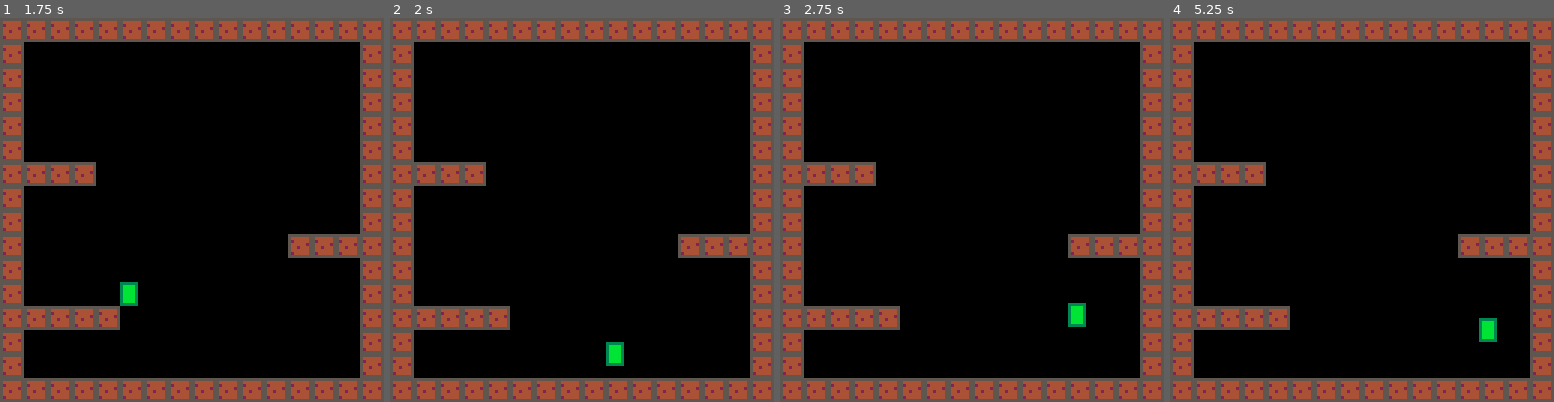
Above: before the commit, frames 1-4 (left to right).
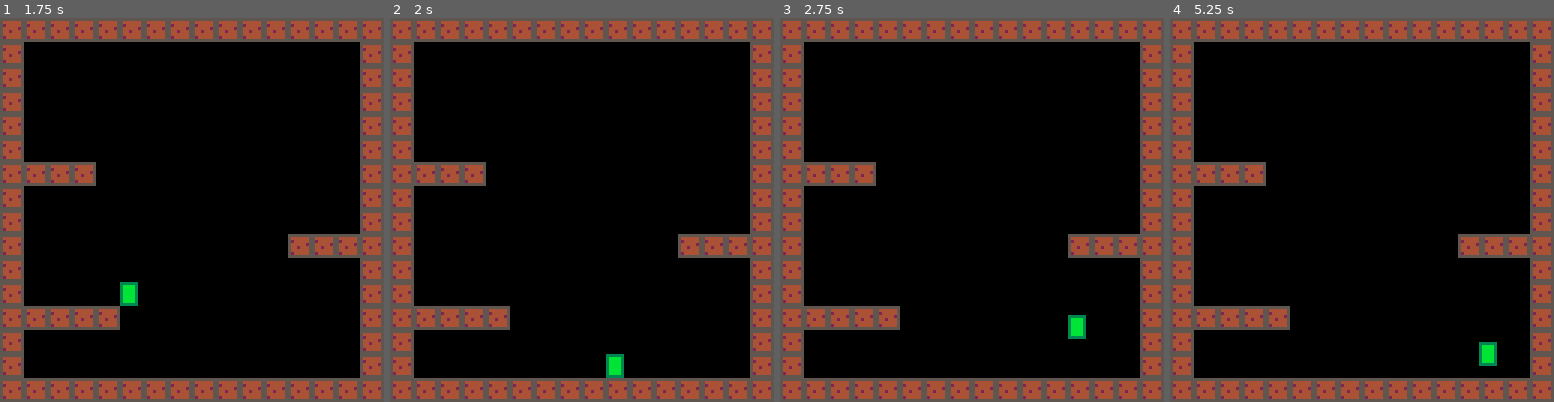
Above: after the commit, the same moments.

Repository: adparadise/pico8-games
Game: PICO-8 cartridge platform.p8
Same seed, same stepped clock (60 frames per second), same inputs: the game is played once before the commit and once after it.
Inputs:
- Up to frame 1 (1.75 s): tap X (X key) at 0.33, 1.07 s; tap O (Z key) at 0.7, 1.7 s; hold Right from 1.6 s (still down)
- Up to frame 2 (2 s): keep holding Right; tap X (X key) at 1.85 s
- Up to frame 3 (2.75 s): release Right at 2.1 s; tap O (Z key) at 2.1, 2.5 s; hold Up 2.15-2.42 s; hold Right from 2.47 s (still down)
- Up to frame 4 (5.25 s): tap O (Z key) every 0.4 s from 2.9 to 4.9 s; tap X (X key) at 2.97, 4.08, 5.2 s; release Right at 3.03 s; hold Left 3.08-3.58 s; hold Down 3.63-3.97 s; hold Right 4.02-4.68 s; hold Up 4.73-5.03 s; hold Left from 5.08 s (still down)

Frame 1 is identical in both runs. In frame 2, 0.3% of the frame differs, in the area x 56-61%, y 84-94%; in frame 3, 0.3%; in frame 4, 0.6%, in the area x 80-86%, y 78-91%.

Commit message:
play with higher terminal velocity

Diff:
--- a/platform.p8
+++ b/platform.p8
@@ -1,26 +1,27 @@
 pico-8 cartridge // http://www.pico-8.com
 version 5
 __lua__
-STANDING = 1
-AIRBORNE = 2
-JUMPING = 3
-
-LEFT_BUTTON = 1
-RIGHT_BUTTON = 2
-JUMP_BUTTON = 4
-
-JUMP_TIME = 3
-JUMP_SPEED = 6
-MAX_TIME = 20000
-MAX_RUN_SPEED = 4
-RUN_ACCEL = 1
-GRAVITY_ACCEL = 0.8
-STANDING_FRICTION = 0.6
-MIN_FRICTION_SPEED = 0.4
-AIR_ACCEL = 0.7
-AIR_FRICTION = 0.8
-
-SOLID_GROUND = 1
+standing = 1
+airborne = 2
+jumping = 3
+
+left_button = 1
+right_button = 2
+jump_button = 4
+
+jump_time = 3
+jump_speed = 6
+max_time = 20000
+max_run_speed = 4
+run_accel = 1
+gravity_accel = 0.8
+standing_friction = 0.6
+min_friction_speed = 0.4
+air_accel = 0.7
+air_friction = 0.8
+terminal_velocity=7
+
+solid_ground = 1
 
 t = 0
 players = {}
@@ -37,61 +38,61 @@
 replays = {}
 -- drop: through top right
 replays[1] = { x = 35, y = 92, inputs = {
-   {b=RIGHT_BUTTON,d=3},
-   {b=bor(RIGHT_BUTTON,JUMP_BUTTON),d=1},
-   {b=RIGHT_BUTTON,d=3},
-   {b=bor(LEFT_BUTTON),d=18},
+   {b=right_button,d=3},
+   {b=bor(right_button,jump_button),d=1},
+   {b=right_button,d=3},
+   {b=bor(left_button),d=18},
    {b=0,d=0} }
 }
 -- drop: into right side
 replays[2] = { x = 37, y = 92, inputs = {
-   {b=RIGHT_BUTTON,d=3},
-   {b=bor(RIGHT_BUTTON,JUMP_BUTTON),d=1},
-   {b=RIGHT_BUTTON,d=3},
-   {b=bor(LEFT_BUTTON),d=18},
+   {b=right_button,d=3},
+   {b=bor(right_button,jump_button),d=1},
+   {b=right_button,d=3},
+   {b=bor(left_button),d=18},
    {b=0,d=2} }
 }
 -- upward: through bottom left
 replays[3] = { x = 51, y = 114, inputs = {
-   {b=bor(LEFT_BUTTON),d=3},
-   {b=bor(LEFT_BUTTON,JUMP_BUTTON),d=4},
+   {b=bor(left_button),d=3},
+   {b=bor(left_button,jump_button),d=4},
    {b=0,d=5} }
 }
 -- walk: into left wall
 replays[4] = { x = 18, y = 116, inputs = {
    {b=0,d=3},
-   {b=bor(LEFT_BUTTON),d=8},
-   {b=bor(LEFT_BUTTON),d=8}, }
+   {b=bor(left_button),d=8},
+   {b=bor(left_button),d=8}, }
 }
 -- walk: into right wall
 replays[5] = { x = 108, y = 116, inputs = {
    {b=0,d=3},
-   {b=bor(RIGHT_BUTTON),d=8},
-   {b=bor(RIGHT_BUTTON),d=8}, }
+   {b=bor(right_button),d=8},
+   {b=bor(right_button),d=8}, }
 }
 -- upward: through bottom left, harder
 replays[6] = { x = 71, y = 116, inputs = {
-   {b=bor(LEFT_BUTTON),d=7},
-   {b=bor(LEFT_BUTTON,JUMP_BUTTON),d=5},
+   {b=bor(left_button),d=7},
+   {b=bor(left_button,jump_button),d=5},
    {b=0,d=5} }
 }
 -- upward: through bottom left, harder, stop at error
 replays[7] = { x = 71, y = 116, inputs = {
-   {b=bor(LEFT_BUTTON),d=7},
-   {b=bor(LEFT_BUTTON,JUMP_BUTTON),d=2},
+   {b=bor(left_button),d=7},
+   {b=bor(left_button,jump_button),d=2},
    {b=0,d=0} }
 }
 -- downward: long jump
 replays[8] = { x = 105, y = 69, inputs = {
-   {b=bor(LEFT_BUTTON),d=3},
-   {b=bor(LEFT_BUTTON,JUMP_BUTTON),d=20},
+   {b=bor(left_button),d=3},
+   {b=bor(left_button,jump_button),d=20},
    {b=0,d=5},
    {b=0,d=5} }
 }
 -- downward: long jump, paused
 replays[8] = { x = 105, y = 69, inputs = {
-   {b=bor(LEFT_BUTTON),d=3},
-   {b=bor(LEFT_BUTTON,JUMP_BUTTON),d=17},
+   {b=bor(left_button),d=3},
+   {b=bor(left_button,jump_button),d=17},
    {b=0,d=0} }
 }
 
@@ -224,18 +225,18 @@
   player.ax = 0
   player.vy = 0
   player.vx = 0
-  player.state = AIRBORNE
+  player.state = airborne
   player.jump_until = 0
   player.jump_released = true
   return player
 end
 
 function update_time()
-  if (t > MAX_TIME) then
-    t = t - MAX_TIME
+  if (t > max_time) then
+    t = t - max_time
 
     for player in all(players) do
-      player.jump_until -= MAX_TIME
+      player.jump_until -= max_time
     end
   end
   t += 1
@@ -248,22 +249,22 @@
 end
 
 function update_player_inputs(player)
-  if (player.state == STANDING) then
-    if (band(player.buttons, LEFT_BUTTON) > 0) then
-      player.ax = -RUN_ACCEL
-    end
-    if (band(player.buttons, RIGHT_BUTTON) > 0) then
-      player.ax = RUN_ACCEL
-    end
-    if (band(player.buttons, RIGHT_BUTTON) == 0 and band(player.buttons, LEFT_BUTTON) == 0) then
+  if (player.state == standing) then
+    if (band(player.buttons, left_button) > 0) then
+      player.ax = -run_accel
+    end
+    if (band(player.buttons, right_button) > 0) then
+      player.ax = run_accel
+    end
+    if (band(player.buttons, right_button) == 0 and band(player.buttons, left_button) == 0) then
       player.ax = 0
     end
   end
 
-  if (player.state == STANDING and band(player.buttons, JUMP_BUTTON) > 0 and player.jump_released) then
-    player.state = JUMPING
-    player.jump_until = t + JUMP_TIME
-    player.vy =- JUMP_SPEED
+  if (player.state == standing and band(player.buttons, jump_button) > 0 and player.jump_released) then
+    player.state = jumping
+    player.jump_until = t + jump_time
+    player.vy =- jump_speed
     player.jump_released = false
     player.jump_direction = 0
     if (player.vx < 0) then
@@ -273,51 +274,51 @@
       player.jump_direction = 1
     end
   end
-  if (player.jump_released == false and band(player.buttons, JUMP_BUTTON) == 0) then
+  if (player.jump_released == false and band(player.buttons, jump_button) == 0) then
     player.jump_released = true
   end
-  if (player.state == JUMPING and band(player.buttons, JUMP_BUTTON) == 0) then
-    player.state = AIRBORNE
-  end
-  if (player.state == JUMPING and t == player.jump_until) then
+  if (player.state == jumping and band(player.buttons, jump_button) == 0) then
+    player.state = airborne
+  end
+  if (player.state == jumping and t == player.jump_until) then
     player.jump_until = 0
-    player.state = AIRBORNE
-  end
-
-  if (player.state == JUMPING or player.state == AIRBORNE) then
+    player.state = airborne
+  end
+
+  if (player.state == jumping or player.state == airborne) then
     player.ax = 0
-    if (band(player.buttons, LEFT_BUTTON) > 0) then
-      player.ax = -AIR_ACCEL
+    if (band(player.buttons, left_button) > 0) then
+      player.ax = -air_accel
       player.jump_direction = -1
     end
-    if (band(player.buttons, RIGHT_BUTTON) > 0) then
-      player.ax = AIR_ACCEL
+    if (band(player.buttons, right_button) > 0) then
+      player.ax = air_accel
       player.jump_direction = 1
     end
   end
 end
 
 function update_player_forces(player)
-  if (player.state == STANDING and player.ax == 0) then
-    player.vx -= player.vx * STANDING_FRICTION
-  end
-  if ((player.state == AIRBORNE or player.state == JUMPING) and player.ax == 0) then
-    player.vx -= player.vx * AIR_FRICTION
-  end
-  if (player.state == AIRBORNE and player.vy < 3) then
-    player.vy += GRAVITY_ACCEL
+  if (player.state == standing and player.ax == 0) then
+    player.vx -= player.vx * standing_friction
+  end
+  if ((player.state == airborne or player.state == jumping) and player.ax == 0) then
+    player.vx -= player.vx * air_friction
+  end
+  if (player.state == airborne and player.vy < terminal_velocity) then
+    player.vy += gravity_accel
   end
   player.vx += player.ax
-  if (player.vx > MAX_RUN_SPEED) then
-    player.vx = MAX_RUN_SPEED
-  end
-  if (player.vx < -MAX_RUN_SPEED) then
-    player.vx = -MAX_RUN_SPEED
+  if (player.vx > max_run_speed) then
+    player.vx = max_run_speed
+  end
+  if (player.vx < -max_run_speed) then
+    player.vx = -max_run_speed
   end
 end
 
 function update_player_kinetics(player)
-  if (player.vx > -MIN_FRICTION_SPEED and player.vx < MIN_FRICTION_SPEED) then
+  if (player.vx > -min_friction_speed and player.vx < min_friction_speed) then
     player.vx = 0
     player.x = flr(player.x)
   end
@@ -330,10 +331,10 @@
   player.cells = {}
 
   update_player_common_kinetics(player, next)
-  if (player.state == AIRBORNE or player.state == JUMPING) then
+  if (player.state == airborne or player.state == jumping) then
     update_player_airborne_kinetics(player, next)
   end
-  if (player.state == STANDING) then
+  if (player.state == standing) then
     update_player_standing_kinetics(player, next)
   end
 
@@ -383,7 +384,7 @@
     xflags = bor(tflags, bflags)
   end
 
-  if (band(xflags, SOLID_GROUND) > 0) then
+  if (band(xflags, solid_ground) > 0) then
     if (dx < 0) then
       next.x = (next.cellx+1)*8+player.w/2
       player.vx = 0
@@ -444,7 +445,7 @@
     yflags = bor(lflags, rflags)
   end
 
-  if (band(yflags, SOLID_GROUND) > 0) then
+  if (band(yflags, solid_ground) > 0) then
     if (dy < 0) then
       next.y = (next.celly+1)*8+player.h/2
       player.vy = 0
@@ -453,7 +454,7 @@
     if (dy > 0) then
       next.y = next.celly*8-player.h/2
       player.vy = 0
-      player.state = STANDING
+      player.state = standing
       player.jump_direction = 0
       next.is_updated = true
     end
@@ -462,7 +463,7 @@
   if (not next.is_updated and next.cellx != nil and next.celly != nil) then
     local flags = fget(mget(next.cellx, next.celly))
     player.cells[#player.cells + 1] = {x = next.cellx, y = next.celly}
-    if (band(flags, SOLID_GROUND) > 0) then
+    if (band(flags, solid_ground) > 0) then
 
       local nextx = player.x
       local nexty = player.y
@@ -499,7 +500,7 @@
           next.y = nexty
           next.x = player.x + player.vx
           player.vy = 0
-          player.state = STANDING
+          player.state = standing
           player.jump_direction = 0
           next.is_updated = true
         end
@@ -529,8 +530,8 @@
 
   flags = bor(lflags, rflags)
 
-  if (band(flags, SOLID_GROUND) == 0) then
-    player.state = AIRBORNE
+  if (band(flags, solid_ground) == 0) then
+    player.state = airborne
   end
 end
 
